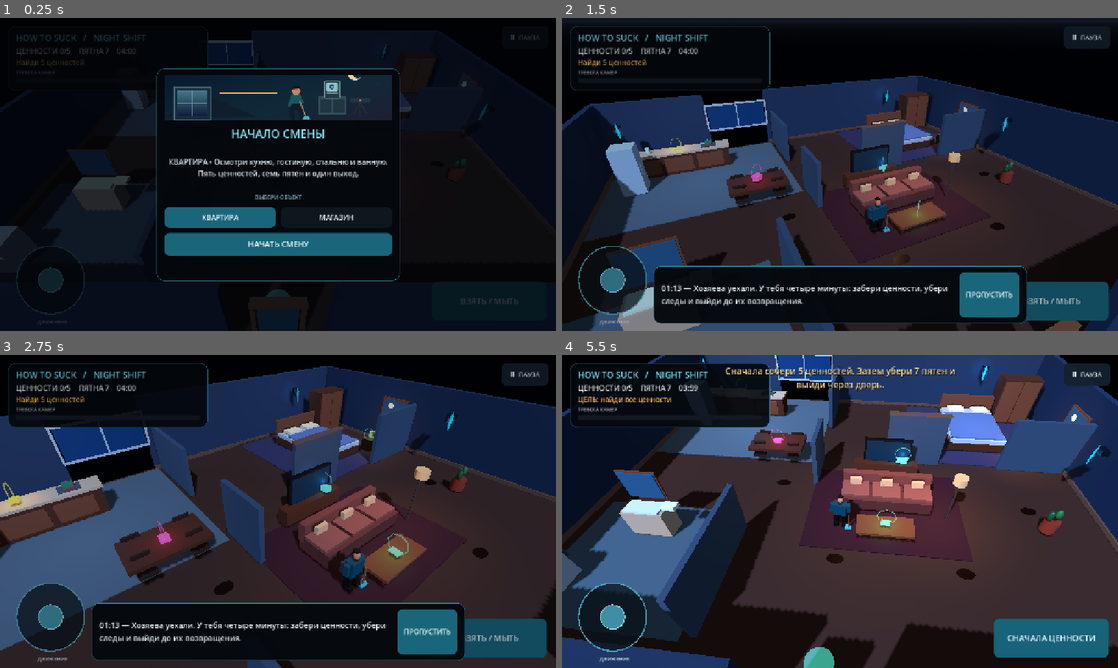
Above: before the commit, frames 1-4 (two rows, left to right).
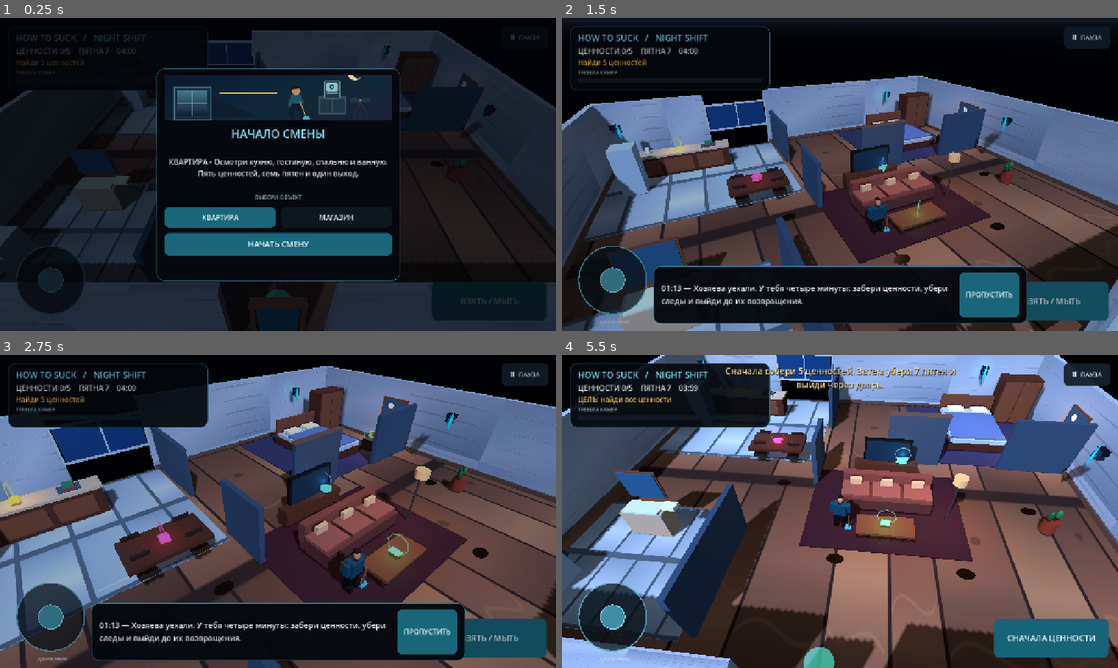
Above: after the commit, the same moments.

Repository: kirovo389-creator/How-to-suck
Game: Godot game, scene res://scenes/main.tscn
Same seed, same stepped clock (60 frames per second), same inputs: the game is played once before the commit and once after it. Sound files missing from this copy of the repository are replaced by a short silence.
Inputs (mouse positions are in pixels of both pictures, inside the frame that each line leads up to):
- Up to frame 1 (0.25 s): no input
- Up to frame 2 (1.5 s): click "НАЧАТЬ СМЕНУ" at 0.5 s; move the mouse to (962, 158) at 1.27 s; hold Right (ui_right) from 1.28 s (still down); click (962, 158) at 1.42 s
- Up to frame 3 (2.75 s): release Right (ui_right) at 2 s; drag from (166, 527) to (250, 574) at 2.02 s
- Up to frame 4 (5.5 s): move the mouse to (895, 442) at 2.77 s; hold Right (ui_right) 2.78-3.5 s; drag from (812, 574) to (673, 464) at 3.52 s; move the mouse to (1006, 558) at 4.27 s; hold Left (ui_left) 4.28-5 s; drag from (673, 464) to (756, 433) at 5.02 s

The runs differ from the first frame. In frame 1, 17% of the frame differs, in the area x 0-100%, y 4-100%; in frame 2, 33%; in frame 3, 38%; in frame 4, 50%, in the area x 0-100%, y 0-100%.

Commit message:
Add tileable wood, ceramic, shop floor and plaster materials

Diff:
--- /dev/null
+++ b/assets/materials/ceramic_tile.svg
@@ -0,0 +1,18 @@
+<?xml version="1.0" encoding="UTF-8"?>
+<svg xmlns="http://www.w3.org/2000/svg" width="512" height="512" viewBox="0 0 512 512">
+  <defs>
+    <linearGradient id="tile" x1="0" y1="0" x2="0" y2="1"><stop stop-color="#879496"/><stop offset=".4" stop-color="#a6b0ae"/><stop offset="1" stop-color="#788888"/></linearGradient>
+    <linearGradient id="alt" x1="0" y1="0" x2="1" y2="1"><stop stop-color="#9da9a8"/><stop offset="1" stop-color="#7e8d8e"/></linearGradient>
+  </defs>
+  <rect width="512" height="512" fill="#3d4a4b"/>
+  <g stroke="#4f5c5d" stroke-width="6">
+    <rect x="3" y="3" width="122" height="122" fill="url(#tile)"/><rect x="131" y="3" width="122" height="122" fill="url(#alt)"/><rect x="259" y="3" width="122" height="122" fill="url(#tile)"/><rect x="387" y="3" width="122" height="122" fill="url(#alt)"/>
+    <rect x="3" y="131" width="122" height="122" fill="url(#alt)"/><rect x="131" y="131" width="122" height="122" fill="url(#tile)"/><rect x="259" y="131" width="122" height="122" fill="url(#alt)"/><rect x="387" y="131" width="122" height="122" fill="url(#tile)"/>
+    <rect x="3" y="259" width="122" height="122" fill="url(#tile)"/><rect x="131" y="259" width="122" height="122" fill="url(#alt)"/><rect x="259" y="259" width="122" height="122" fill="url(#tile)"/><rect x="387" y="259" width="122" height="122" fill="url(#alt)"/>
+    <rect x="3" y="387" width="122" height="122" fill="url(#alt)"/><rect x="131" y="387" width="122" height="122" fill="url(#tile)"/><rect x="259" y="387" width="122" height="122" fill="url(#alt)"/><rect x="387" y="387" width="122" height="122" fill="url(#tile)"/>
+  </g>
+  <g fill="none" stroke="#d0d8d5" stroke-width="3" opacity=".25">
+    <path d="M10 16 H118 M138 144 H246 M267 16 H374 M395 272 H502"/>
+    <path d="M15 20 V115 M272 144 V244 M400 15 V116 M141 398 V500"/>
+  </g>
+</svg>
--- /dev/null
+++ b/assets/materials/plaster_wall.svg
@@ -0,0 +1,20 @@
+<?xml version="1.0" encoding="UTF-8"?>
+<svg xmlns="http://www.w3.org/2000/svg" width="512" height="512" viewBox="0 0 512 512">
+  <defs>
+    <linearGradient id="wall" x1="0" y1="0" x2="1" y2="1"><stop stop-color="#87949a"/><stop offset=".45" stop-color="#9ca5a5"/><stop offset="1" stop-color="#737f86"/></linearGradient>
+  </defs>
+  <rect width="512" height="512" fill="url(#wall)"/>
+  <g stroke="#dce0dc" stroke-width="3" opacity=".11">
+    <path d="M0 38 C98 25 176 52 260 36 S420 25 512 43"/>
+    <path d="M0 146 C108 132 185 158 291 143 S421 135 512 151"/>
+    <path d="M0 258 C95 242 194 277 289 255 S420 247 512 265"/>
+    <path d="M0 374 C112 359 181 389 280 371 S421 364 512 381"/>
+    <path d="M0 480 C110 465 196 492 300 478 S420 470 512 487"/>
+  </g>
+  <g fill="#3b4a52" opacity=".11">
+    <circle cx="35" cy="49" r="2"/><circle cx="88" cy="104" r="2"/><circle cx="177" cy="27" r="1.5"/><circle cx="231" cy="91" r="2.4"/><circle cx="294" cy="65" r="1.5"/><circle cx="366" cy="108" r="2"/><circle cx="452" cy="68" r="2.1"/><circle cx="495" cy="35" r="1.4"/>
+    <circle cx="24" cy="196" r="1.5"/><circle cx="116" cy="216" r="2"/><circle cx="192" cy="181" r="1.5"/><circle cx="286" cy="232" r="2"/><circle cx="349" cy="203" r="1.8"/><circle cx="428" cy="184" r="2"/><circle cx="489" cy="236" r="1.6"/>
+    <circle cx="47" cy="316" r="2"/><circle cx="132" cy="293" r="1.5"/><circle cx="214" cy="338" r="2.2"/><circle cx="277" cy="301" r="1.5"/><circle cx="341" cy="361" r="2"/><circle cx="422" cy="330" r="1.6"/><circle cx="480" cy="303" r="2"/>
+    <circle cx="19" cy="429" r="1.6"/><circle cx="95" cy="461" r="2.1"/><circle cx="171" cy="414" r="1.6"/><circle cx="242" cy="488" r="2"/><circle cx="326" cy="430" r="1.5"/><circle cx="409" cy="473" r="2.2"/><circle cx="480" cy="425" r="1.6"/>
+  </g>
+</svg>
--- /dev/null
+++ b/assets/materials/shop_tile.svg
@@ -0,0 +1,18 @@
+<?xml version="1.0" encoding="UTF-8"?>
+<svg xmlns="http://www.w3.org/2000/svg" width="512" height="512" viewBox="0 0 512 512">
+  <defs>
+    <linearGradient id="a" x1="0" y1="0" x2="0" y2="1"><stop stop-color="#303e43"/><stop offset=".5" stop-color="#465357"/><stop offset="1" stop-color="#29363b"/></linearGradient>
+    <linearGradient id="b" x1="0" y1="0" x2="1" y2="1"><stop stop-color="#273338"/><stop offset="1" stop-color="#39484d"/></linearGradient>
+  </defs>
+  <rect width="512" height="512" fill="#182428"/>
+  <g stroke="#1d292d" stroke-width="6">
+    <rect x="4" y="4" width="122" height="122" fill="url(#a)"/><rect x="132" y="4" width="122" height="122" fill="url(#b)"/><rect x="260" y="4" width="122" height="122" fill="url(#a)"/><rect x="388" y="4" width="120" height="122" fill="url(#b)"/>
+    <rect x="4" y="132" width="122" height="122" fill="url(#b)"/><rect x="132" y="132" width="122" height="122" fill="url(#a)"/><rect x="260" y="132" width="122" height="122" fill="url(#b)"/><rect x="388" y="132" width="120" height="122" fill="url(#a)"/>
+    <rect x="4" y="260" width="122" height="122" fill="url(#a)"/><rect x="132" y="260" width="122" height="122" fill="url(#b)"/><rect x="260" y="260" width="122" height="122" fill="url(#a)"/><rect x="388" y="260" width="120" height="122" fill="url(#b)"/>
+    <rect x="4" y="388" width="122" height="120" fill="url(#b)"/><rect x="132" y="388" width="122" height="120" fill="url(#a)"/><rect x="260" y="388" width="122" height="120" fill="url(#b)"/><rect x="388" y="388" width="120" height="120" fill="url(#a)"/>
+  </g>
+  <g fill="none" stroke="#82c4c8" stroke-width="2" opacity=".15">
+    <path d="M9 15 H119 M137 143 H247 M265 271 H375 M393 399 H502"/>
+    <path d="M12 23 V112 M140 151 V244 M268 279 V371 M396 408 V501"/>
+  </g>
+</svg>
--- /dev/null
+++ b/assets/materials/wood_floor.svg
@@ -0,0 +1,34 @@
+<?xml version="1.0" encoding="UTF-8"?>
+<svg xmlns="http://www.w3.org/2000/svg" width="512" height="512" viewBox="0 0 512 512">
+  <defs>
+    <linearGradient id="grain" x1="0" y1="0" x2="0" y2="1"><stop stop-color="#68442f"/><stop offset=".22" stop-color="#8d6243"/><stop offset=".55" stop-color="#765039"/><stop offset="1" stop-color="#553b2b"/></linearGradient>
+    <linearGradient id="plank2" x1="0" y1="0" x2="0" y2="1"><stop stop-color="#765139"/><stop offset=".45" stop-color="#9b714c"/><stop offset="1" stop-color="#64452f"/></linearGradient>
+    <linearGradient id="plank3" x1="0" y1="0" x2="0" y2="1"><stop stop-color="#553a2a"/><stop offset=".5" stop-color="#79543b"/><stop offset="1" stop-color="#5e402d"/></linearGradient>
+  </defs>
+  <rect width="512" height="512" fill="#38281f"/>
+  <g stroke="#33231b" stroke-width="5">
+    <rect x="2" y="2" width="176" height="123" fill="url(#grain)"/>
+    <rect x="182" y="2" width="201" height="123" fill="url(#plank2)"/>
+    <rect x="387" y="2" width="123" height="123" fill="url(#plank3)"/>
+    <rect x="2" y="130" width="80" height="123" fill="url(#plank2)"/>
+    <rect x="86" y="130" width="212" height="123" fill="url(#plank3)"/>
+    <rect x="302" y="130" width="208" height="123" fill="url(#grain)"/>
+    <rect x="2" y="258" width="220" height="123" fill="url(#plank3)"/>
+    <rect x="226" y="258" width="126" height="123" fill="url(#grain)"/>
+    <rect x="356" y="258" width="154" height="123" fill="url(#plank2)"/>
+    <rect x="2" y="386" width="103" height="124" fill="url(#grain)"/>
+    <rect x="109" y="386" width="184" height="124" fill="url(#plank2)"/>
+    <rect x="297" y="386" width="213" height="124" fill="url(#plank3)"/>
+  </g>
+  <g fill="none" stroke="#c08b5b" stroke-width="2" opacity=".24">
+    <path d="M8 28 C52 15 105 39 170 25 M12 41 C63 30 116 50 170 39 M195 23 C240 34 323 9 374 27 M199 48 C251 36 320 60 377 44 M397 31 C435 15 471 44 503 31"/>
+    <path d="M10 161 C38 145 59 169 78 159 M99 152 C159 170 224 139 291 155 M311 185 C372 167 445 190 504 173"/>
+    <path d="M12 282 C78 268 148 300 217 281 M237 303 C271 286 315 321 349 298 M368 279 C420 299 464 270 504 287"/>
+    <path d="M10 421 C36 408 66 431 100 419 M121 447 C178 430 228 456 289 438 M308 416 C382 432 438 406 504 425"/>
+  </g>
+  <g fill="#2e2119" opacity=".35">
+    <ellipse cx="72" cy="86" rx="13" ry="3"/><ellipse cx="272" cy="82" rx="19" ry="3"/><ellipse cx="448" cy="93" rx="13" ry="3"/>
+    <ellipse cx="184" cy="221" rx="16" ry="3"/><ellipse cx="416" cy="234" rx="21" ry="3"/><ellipse cx="89" cy="344" rx="16" ry="3"/>
+    <ellipse cx="274" cy="354" rx="10" ry="3"/><ellipse cx="420" cy="463" rx="18" ry="3"/>
+  </g>
+</svg>
--- a/scripts/world_builder.gd
+++ b/scripts/world_builder.gd
@@ -56,6 +56,7 @@
     return mesh_instance
 
 func _box(name_value: String, position: Vector3, size: Vector3, color: Color, collision: bool = true) -> MeshInstance3D:
+    var result: MeshInstance3D
     if collision:
         var body := StaticBody3D.new()
         body.name = name_value
@@ -66,8 +67,35 @@
         box_shape.size = size
         shape.shape = box_shape
         body.add_child(shape)
-        return _mesh_box(body, name_value + "Mesh", Vector3.ZERO, size, color)
-    return _mesh_box(self, name_value, position, size, color)
+        result = _mesh_box(body, name_value + "Mesh", Vector3.ZERO, size, color)
+    else:
+        result = _mesh_box(self, name_value, position, size, color)
+    _apply_surface_texture(result, name_value)
+    return result
+
+func _apply_surface_texture(instance: MeshInstance3D, object_name: String) -> void:
+    var key := object_name.to_lower()
+    var texture_path: String = ""
+    var uv_scale := Vector3.ONE
+    if key == "wooden floor":
+        texture_path = "res://assets/materials/wood_floor.svg"
+        uv_scale = Vector3(10.0, 1.0, 10.0)
+    elif key == "store polished floor":
+        texture_path = "res://assets/materials/shop_tile.svg"
+        uv_scale = Vector3(12.0, 1.0, 10.0)
+    elif key == "kitchen tile" or key == "bathroom tile":
+        texture_path = "res://assets/materials/ceramic_tile.svg"
+        uv_scale = Vector3(4.0, 1.0, 4.0)
+    elif key.contains("wall") and not key.contains("poster"):
+        texture_path = "res://assets/materials/plaster_wall.svg"
+        uv_scale = Vector3(5.0, 2.2, 1.0)
+    if texture_path.is_empty():
+        return
+    var surface := StandardMaterial3D.new()
+    surface.albedo_texture = load(texture_path) as Texture2D
+    surface.roughness = 0.88
+    surface.uv1_scale = uv_scale
+    instance.material_override = surface
 
 func _sphere(parent: Node3D, name_value: String, position: Vector3, scale_value: Vector3, color: Color, glow: bool = false) -> MeshInstance3D:
     var instance := MeshInstance3D.new()
